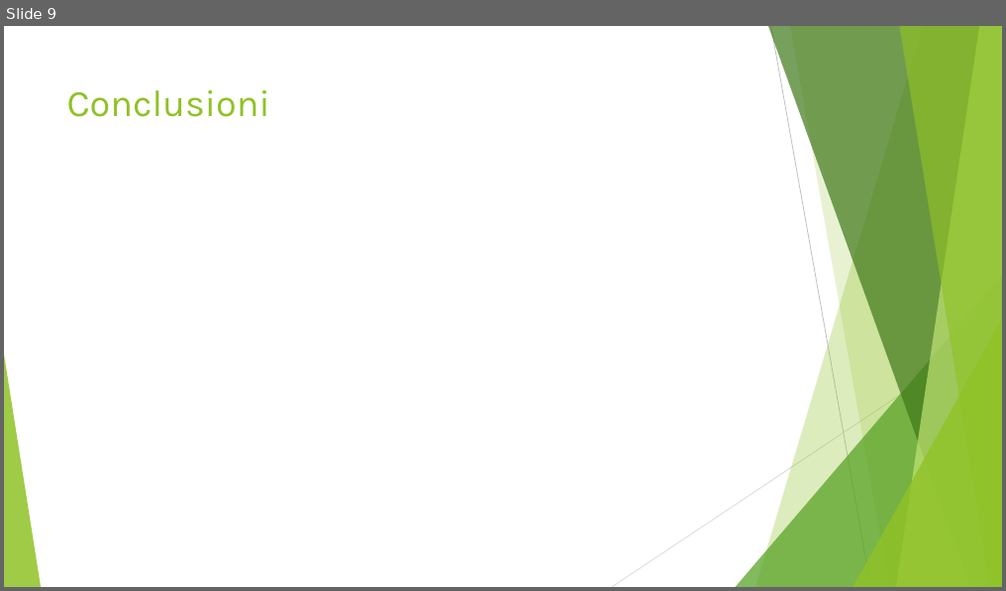
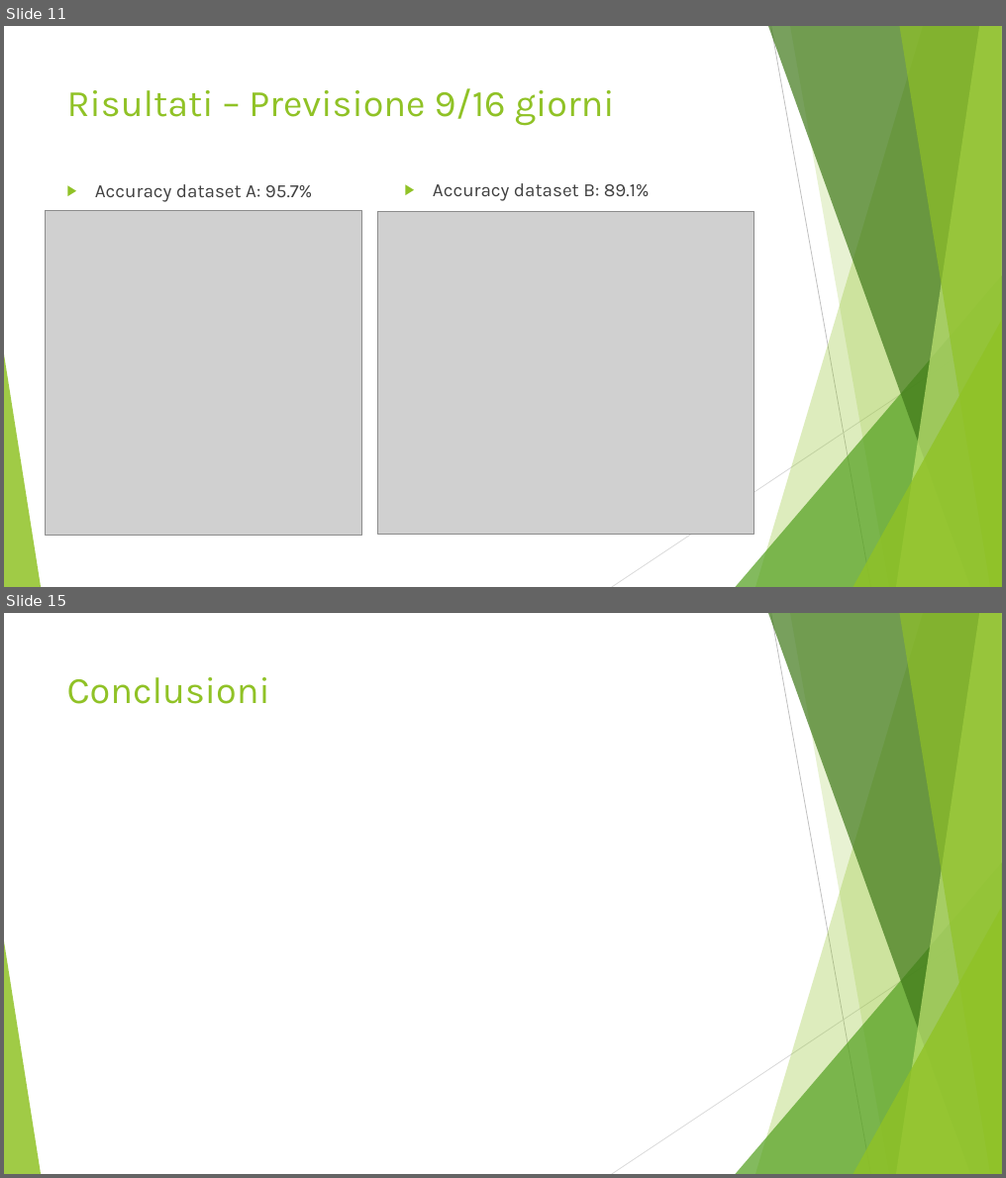
Before and after one commit to CostantiniMatteo/progetto-mpd, a slide deck: presentazione.pptx. Shown one above the other, each under a label of ours: slide 9 before the commit, slides 11 and 15 after it; the slides between them are not shown. The pictures are 1006x591 and 1006x1178 pixels, drawn with LibreOffice and Linux fonts; fonts in the diff are those of the drawing; grey boxes stand for pictures. Boxes give left, top, right and bottom in pixels: in the first picture for what was removed or moved away, otherwise in the second. Text is boxed around its words. In the diff, an @@ line names an element or a change of style, - is before the commit and + after.

```diff
--- a/presentazione.pptx
+++ b/presentazione.pptx
@@ slide 11 added at (x1=4, y1=26, x2=1002, y2=587), background #FFFFFF; not listed: 10 template elements that a slide beside it also shows @@
@@ title added at (x1=67, y1=88, x2=615, y2=126), 36 pt, text #90C226 @@
+Risultati – Previsione 9/16 giorni
@@ text added at (x1=95, y1=184, x2=313, y2=202), 18 pt, text #404040 @@
+▶ Accuracy dataset A: 95.7%
@@ text added at (x1=433, y1=183, x2=649, y2=201), 18 pt, text #404040 @@
+▶ Accuracy dataset B: 89.1%
@@ picture added at (x1=46, y1=211, x2=361, y2=536) @@
@@ picture added at (x1=377, y1=212, x2=754, y2=534) @@
@@ what was slide 9 is now slide 15 @@
```
Also in this commit, not shown: 3 slides changed, 10 other slides added, 5 slides removed, 3 other files.
